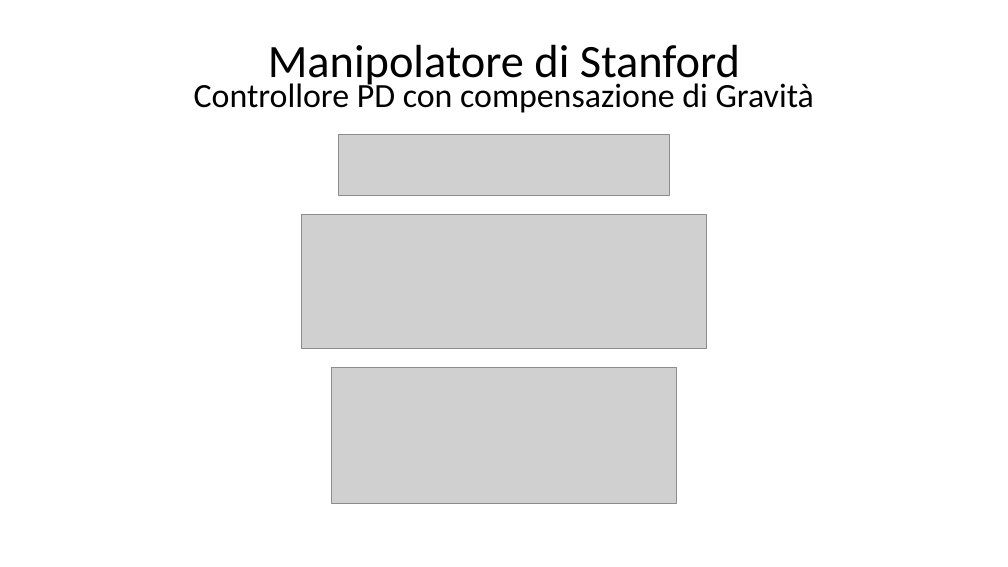
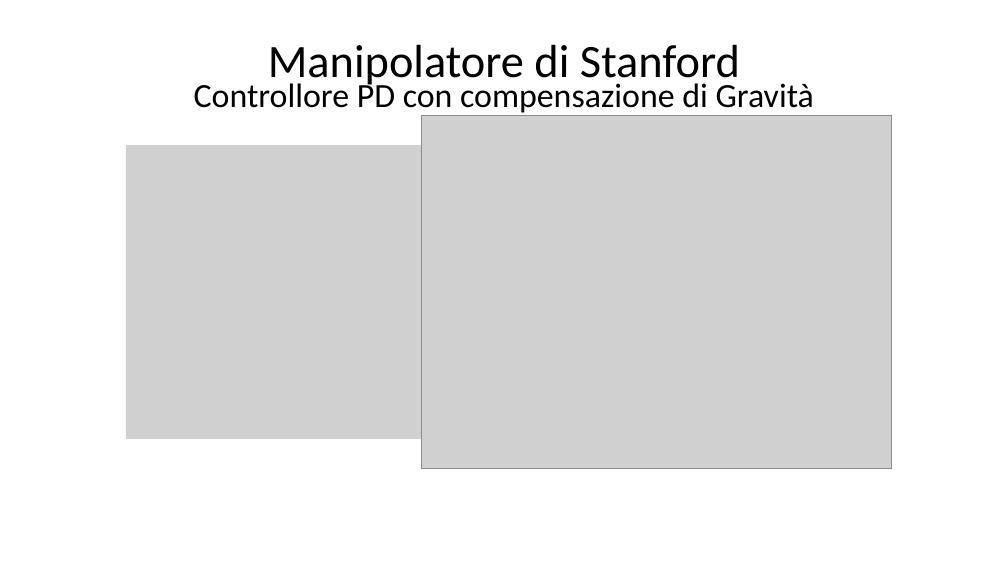
Before and after one commit to giga487/BicchiGas, a slide deck: slide 8 of Relazione/Presentazione.pptx. Drawn at 1008x567 pixels with LibreOffice and Linux fonts; fonts in the diff are those of the drawing; grey boxes stand for pictures. Boxes give left, top, right and bottom in pixels: in the first picture for what was removed or moved away, otherwise in the second. Text is boxed around its words. In the diff, an @@ line names an element or a change of style, - is before the commit and + after.

```diff
--- a/Relazione/Presentazione.pptx
+++ b/Relazione/Presentazione.pptx
@@ picture added at (x1=421, y1=116, x2=892, y2=469) @@
@@ picture added at (x1=126, y1=145, x2=421, y2=439) @@
@@ picture removed at (x1=339, y1=135, x2=669, y2=196) @@
@@ picture removed at (x1=302, y1=214, x2=707, y2=349) @@
@@ picture removed at (x1=332, y1=368, x2=677, y2=503) @@
```
Also in this commit, not shown: 5 other slides changed, 3 slides added, 47 other files.
